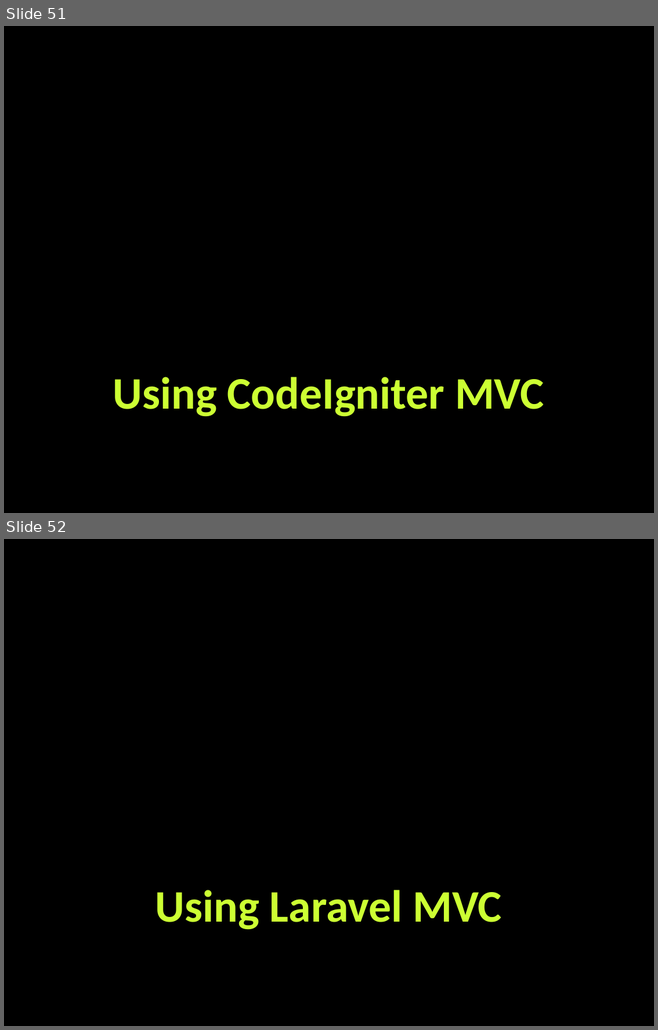
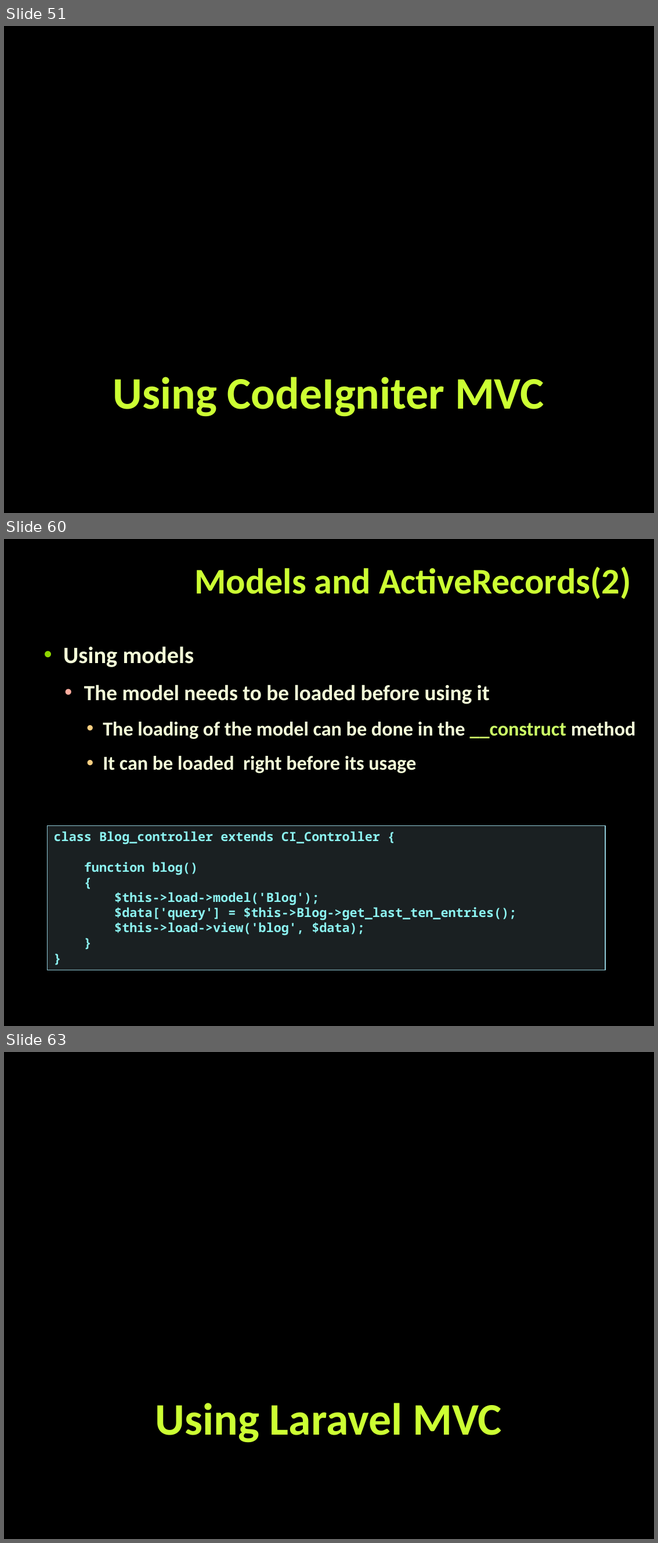
Before and after one commit to tanzhur/PHP_MVC-seminar, a slide deck: PHP_MVC.pptx. Shown one above the other, each under a label of ours: slides 51 and 52 before the commit, slides 51, 60 and 63 after it; the slides between them are not shown. The pictures are 658x1030 and 658x1543 pixels, drawn with LibreOffice and Linux fonts; fonts in the diff are those of the drawing; background and template pictures are left out. Boxes give left, top, right and bottom in pixels: in the first picture for what was removed or moved away, otherwise in the second. Text is boxed around its words. In the diff, an @@ line names an element or a change of style, - is before the commit and + after.

```diff
--- a/PHP_MVC.pptx
+++ b/PHP_MVC.pptx
@@ slide 60 added at box(4, 539, 654, 1026), background picture (left out) @@
@@ title added at box(195, 567, 630, 599), 40 pt, text #CCFF33, bold @@
+Models and ActiveRecords(2)
@@ text added at box(63, 646, 636, 773), 22 pt, text #F4FCD8, bold @@
+  • Using models
+    • The model needs to be loaded before using it
+      • The loading of the model can be done in the __construct method
+      • It can be loaded right before its usage
@@ rectangle added at box(48, 826, 605, 971), fill #B5DBE5 at 15% opacity, outline #90CAD7 1 pt, 14 pt, text #8CF4F2, bold @@
+class Blog_controller extends CI_Controller {
+function blog()
+{
+$this->load->model('Blog');
+$data['query'] = $this->Blog->get_last_ten_entries();
+$this->load->view('blog', $data);
+}
+}
@@ what was slide 52 is now slide 63 @@
```
Also in this commit, not shown: 1 slide changed, 10 other slides added.
